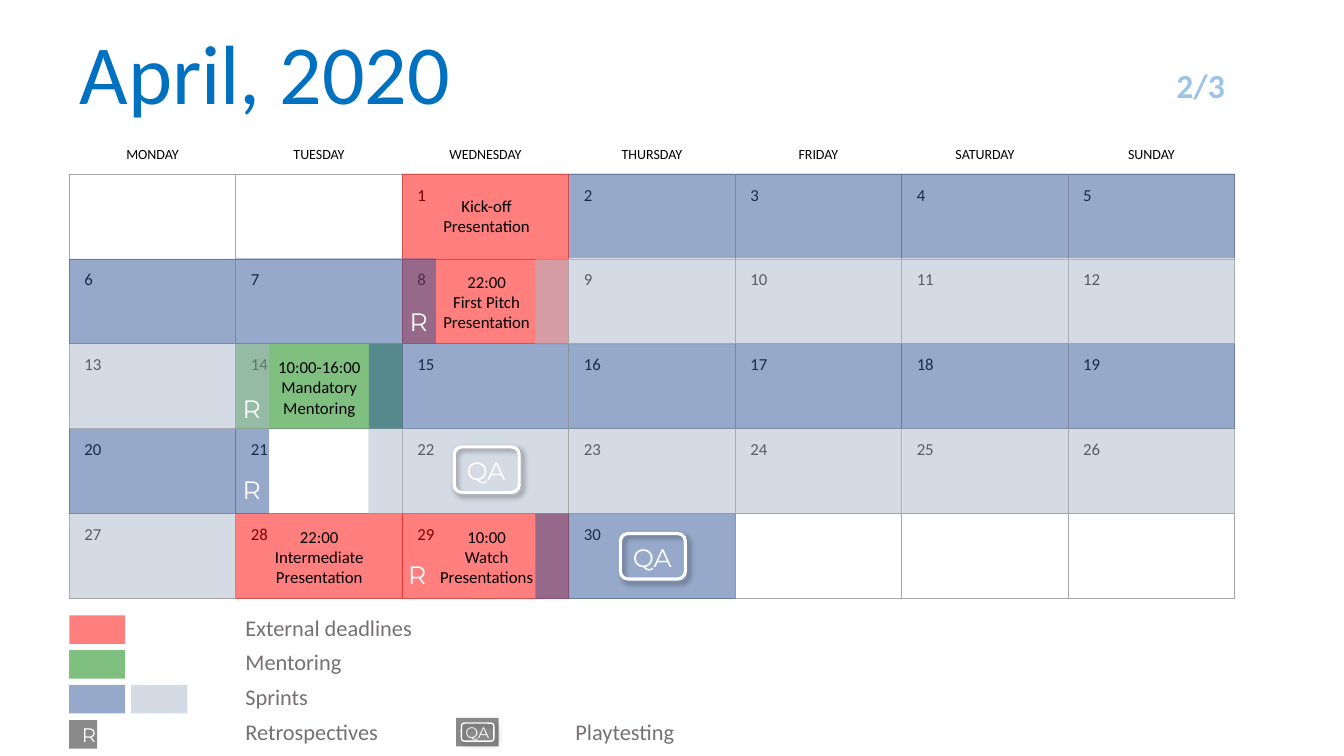
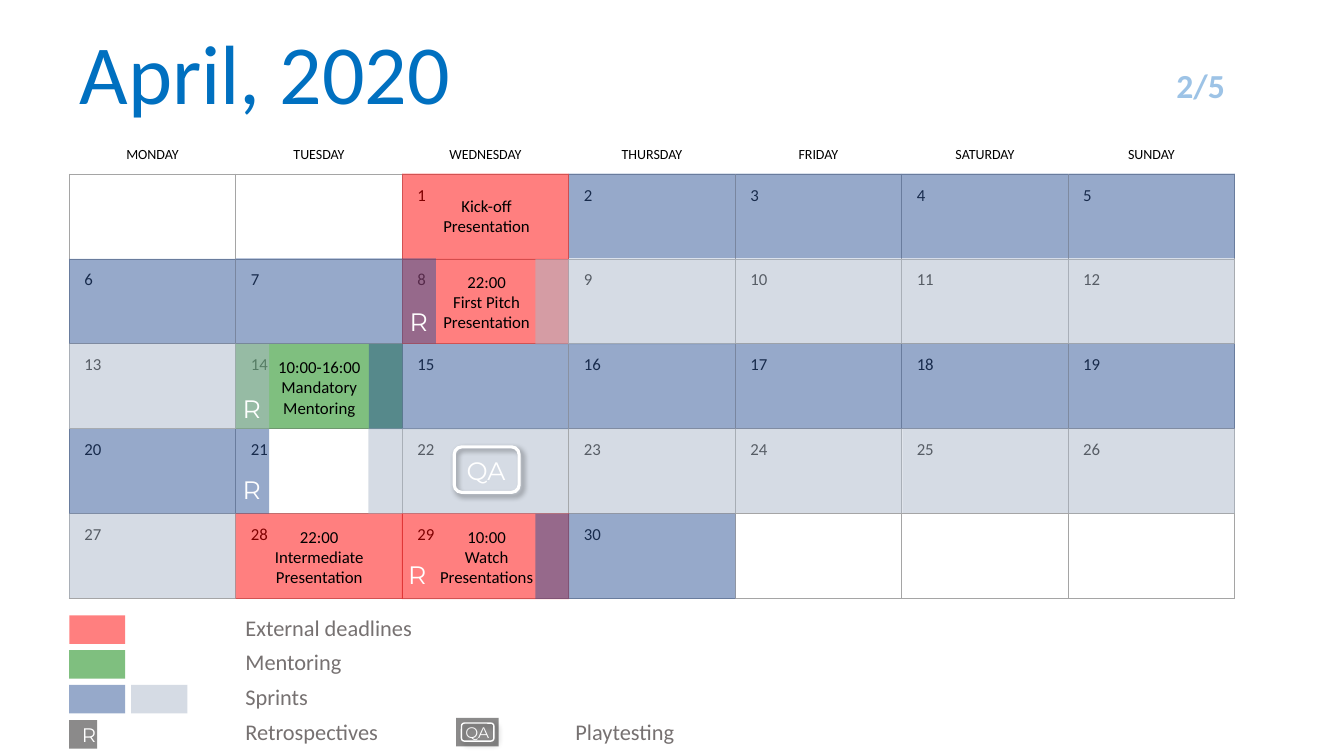
Before and after one commit to CountOneTwo/LevelWithMe, a slide deck: slide 2 of _OTHER FILES/Organization/Project Plan/Project Plan.pptx. Drawn at 1344x756 pixels with LibreOffice and Linux fonts; fonts in the diff are those of the drawing. Boxes give left, top, right and bottom in pixels: in the first picture for what was removed or moved away, otherwise in the second. Text is boxed around its words. In the diff, an @@ line names an element or a change of style, - is before the commit and + after.

```diff
--- a/_OTHER FILES/Organization/Project Plan/Project Plan.pptx
+++ b/_OTHER FILES/Organization/Project Plan/Project Plan.pptx
@@ text at box(1176, 74, 1224, 100): text changed @@
-2/3
+2/5
@@ rounded rectangle removed at box(620, 533, 685, 579) @@
@@ text removed at box(633, 549, 672, 571) @@
-QA
```
Also in this commit, not shown: 4 other slides changed, 10 other files.
